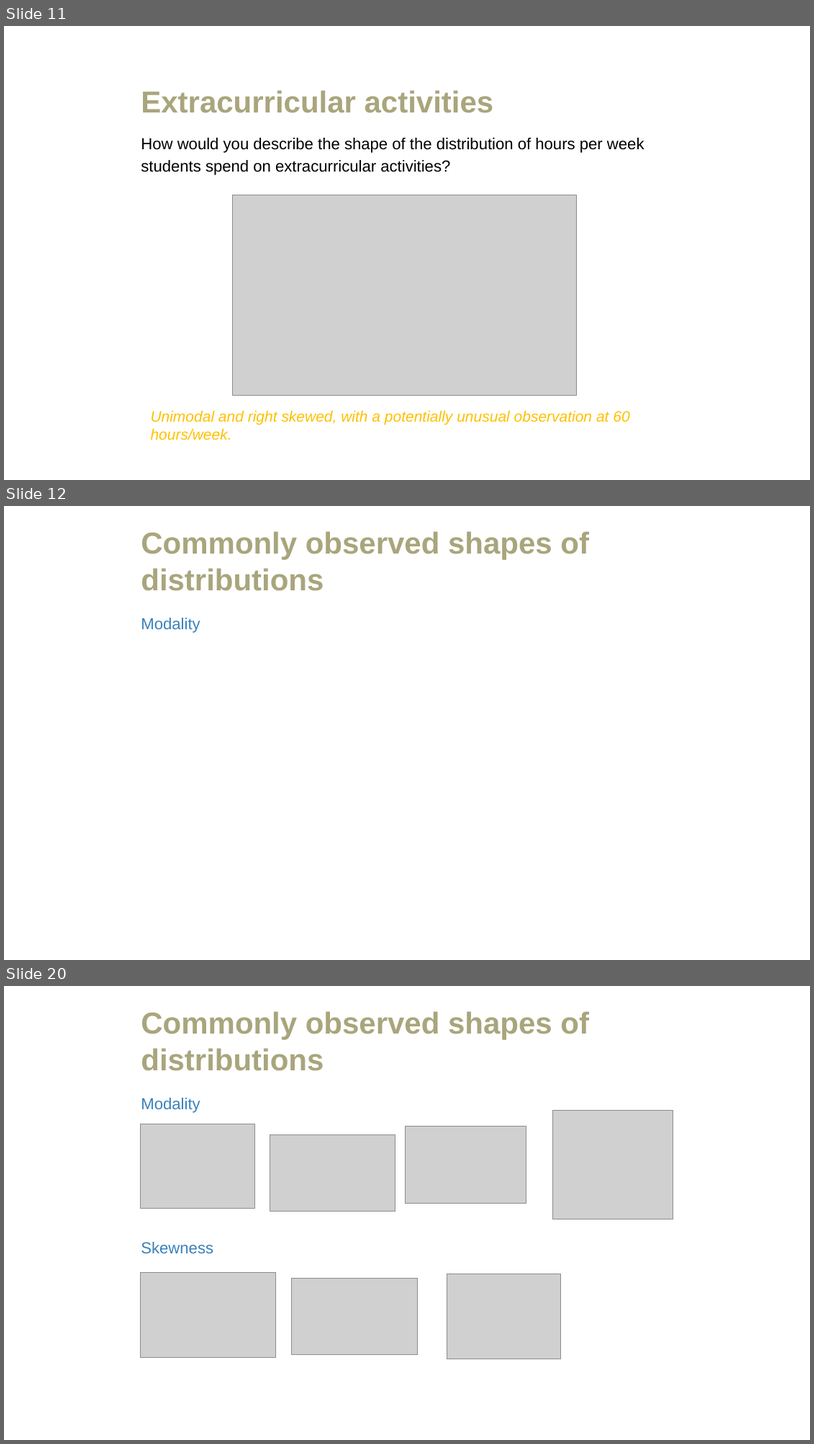
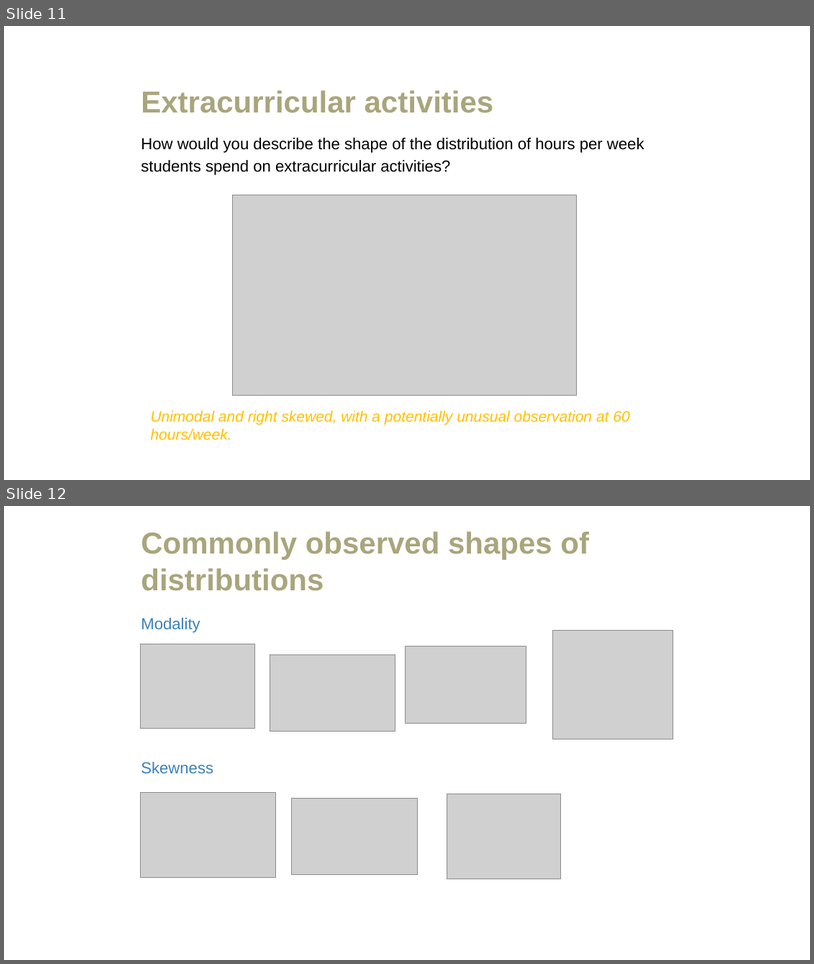
Before and after one commit to amosca01/MATH108-F23, a slide deck: slides/04-summarizing-data.pptx. Shown one above the other, each under a label of ours: slides 11, 12 and 20 before the commit, slides 11 and 12 after it; the slides between them are not shown. The pictures are 814x1444 and 814x964 pixels, drawn with LibreOffice and Linux fonts; fonts in the diff are those of the drawing; grey boxes stand for pictures. Boxes give left, top, right and bottom in pixels: in the first picture for what was removed or moved away, otherwise in the second. Text is boxed around its words. In the diff, an @@ line names an element or a change of style, - is before the commit and + after.

```diff
--- a/slides/04-summarizing-data.pptx
+++ b/slides/04-summarizing-data.pptx
@@ slide 12 removed at (4, 506, 810, 960), background #FFFFFF @@
@@ title removed at (141, 531, 589, 591) @@
-Commonly observed shapes of distributions
@@ text removed at (141, 618, 200, 633) @@
-Modality
@@ what was slide 20 is now slide 12 @@
```
Also in this commit, not shown: 1 slide added, 16 other slides removed, 5 other files.
